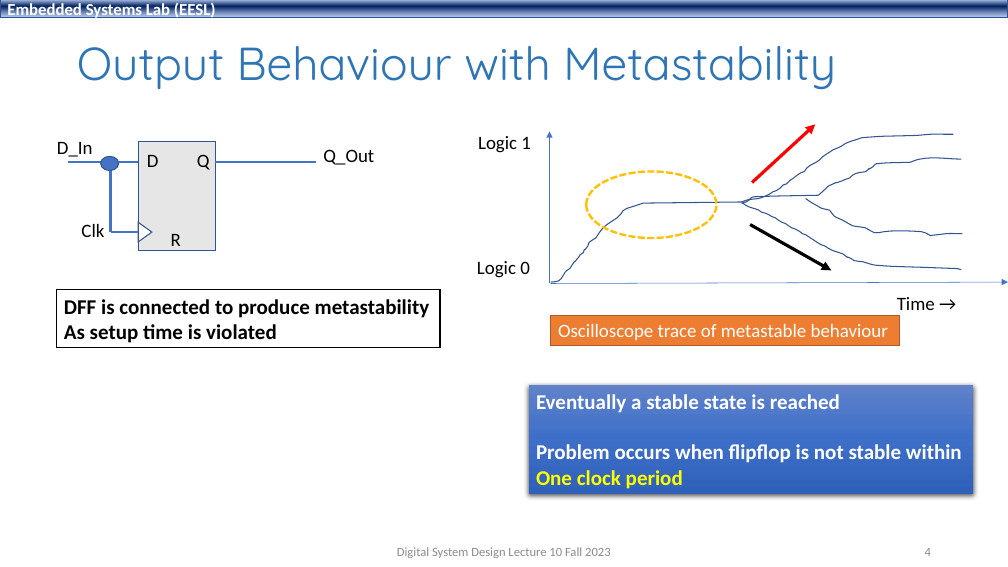
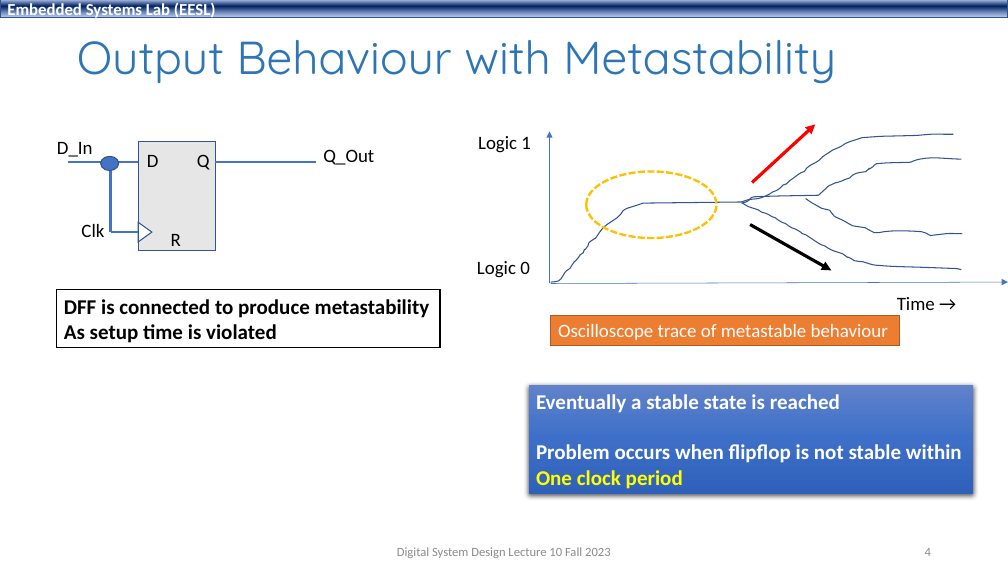
Before and after one commit to shahidmasud/shahidmasud.github.io, a slide deck: slide 4 of DSD_Lec10_Fall2023.ppsx. Drawn at 1008x567 pixels with LibreOffice and Linux fonts; fonts in the diff are those of the drawing; background and template pictures are left out. Boxes give left, top, right and bottom in pixels: in the first picture for what was removed or moved away, otherwise in the second. Text is boxed around its words. In the diff, an @@ line names an element or a change of style, - is before the commit and + after.

```diff
--- a/DSD_Lec10_Fall2023.ppsx
+++ b/DSD_Lec10_Fall2023.ppsx
@@ title "Output Behaviour with Metastability": place and size @@
-title "Output Behaviour with Metastability" at (77,46,836,90)
+title "Output Behaviour with Metastability" at (77,40,836,84)
```
Also in this commit, not shown: 16 other slides changed, 1 other file.
